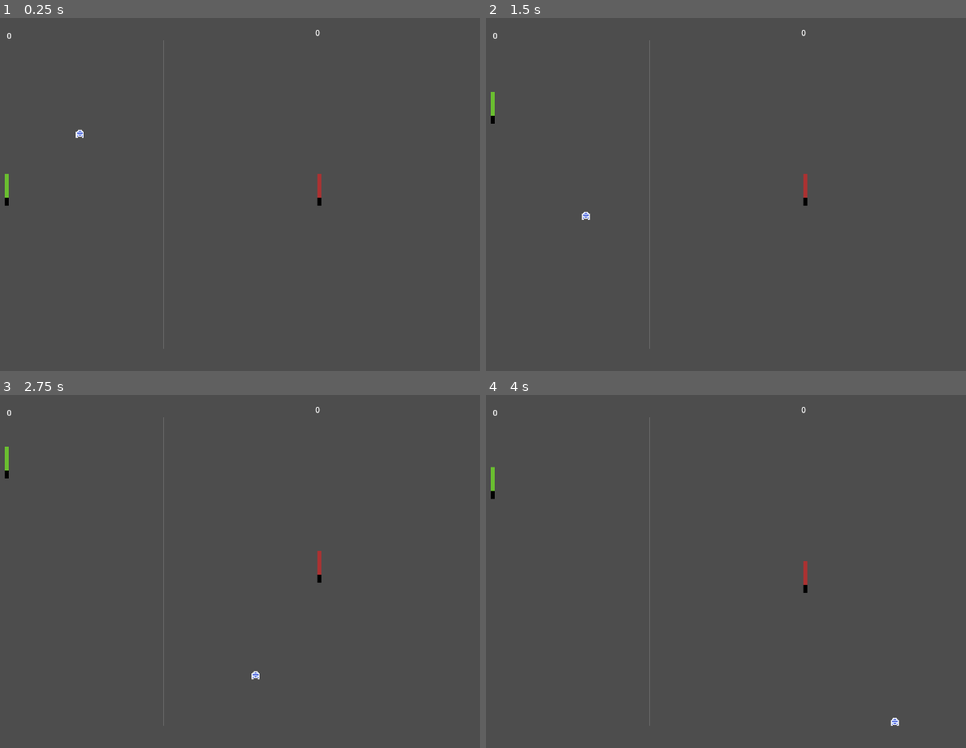
Above: before the commit, frames 1-4 (two rows, left to right).
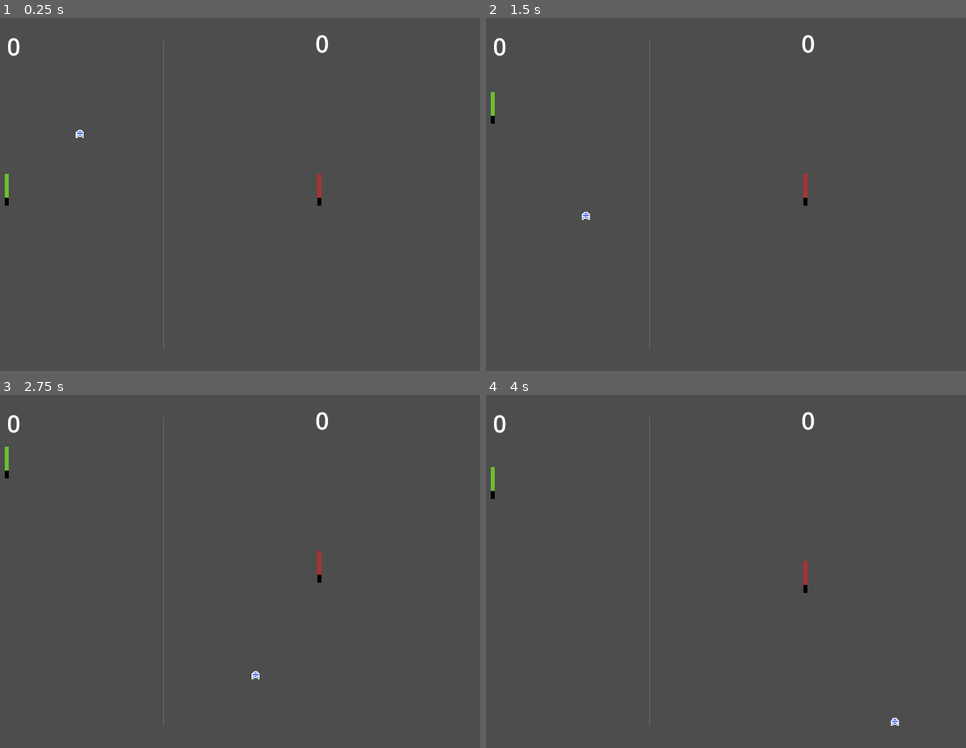
Above: after the commit, the same moments.

Repository: jordonbigelow/Pixel-Art-Pong
Game: Godot game, scene res://scenes/game_scene.tscn
Two runs of this game, one before a commit and one after it. Both use one fixed random seed, a clock stepped at 60 frames per second and the inputs below. The project has no main scene, so this scene is started directly.
Inputs (mouse positions are in pixels of both pictures, inside the frame that each line leads up to):
- Up to frame 1 (0.25 s): no input
- Up to frame 2 (1.5 s): tap Enter at 0.5 s; move the mouse to (793, 180) at 0.52 s; hold W (p1_move_up) 0.53-1.28 s; tap K (p2_move_down) at 0.6 s; click (793, 180) at 0.67 s; move the mouse to (524, 215) at 1.27 s; hold S (p1_move_down) from 1.28 s (still down); tap I (p2_move_up) at 1.35 s
- Up to frame 3 (2.75 s): move the mouse to (230, 493) at 2.02 s; release S (p1_move_down) at 2.03 s; hold W (p1_move_up) from 2.03 s (still down); tap Enter at 2.1 s
- Up to frame 4 (4 s): tap Space at 2.75 s; move the mouse to (620, 645) at 2.77 s; tap F at 2.85 s; click (620, 645) at 2.92 s; tap Enter at 3.5 s; move the mouse to (841, 627) at 3.52 s; release W (p1_move_up) at 3.53 s; hold S (p1_move_down) from 3.53 s (still down); tap K (p2_move_down) at 3.6 s

The runs differ from the first frame. In frame 1, 0.2% of the frame differs, in the area x 1-69%, y 3-11%; in frame 2, 0.2%; in frame 3, 0.2%; in frame 4, 0.2%.

Commit message:
added font size of 48px for score Labels

Diff:
--- a/scenes/game_scene.tscn
+++ b/scenes/game_scene.tscn
@@ -1,8 +1,14 @@
-[gd_scene load_steps=6 format=3 uid="uid://cm7uiog0in8pp"]
+[gd_scene load_steps=8 format=3 uid="uid://cm7uiog0in8pp"]
 
 [ext_resource type="PackedScene" uid="uid://cfmwmtcfngcle" path="res://scenes/paddle.tscn" id="1_xdxgb"]
 [ext_resource type="Script" path="res://scripts/game_scene.gd" id="1_ys3ak"]
 [ext_resource type="PackedScene" uid="uid://fj4dgf41rbni" path="res://scenes/ball.tscn" id="2_5aibe"]
+
+[sub_resource type="LabelSettings" id="LabelSettings_mix4f"]
+font_size = 48
+
+[sub_resource type="LabelSettings" id="LabelSettings_6y5gc"]
+font_size = 48
 
 [sub_resource type="RectangleShape2D" id="RectangleShape2D_7sref"]
 size = Vector2(20, 722)
@@ -28,12 +34,14 @@
 offset_top = 24.0
 offset_right = 434.0
 offset_bottom = 47.0
+label_settings = SubResource("LabelSettings_mix4f")
 
 [node name="Player 2 Score" type="Label" parent="."]
 offset_left = 941.0
 offset_top = 18.0
 offset_right = 1054.0
 offset_bottom = 41.0
+label_settings = SubResource("LabelSettings_6y5gc")
 
 [node name="Net" type="Line2D" parent="."]
 position = Vector2(98, 26)
